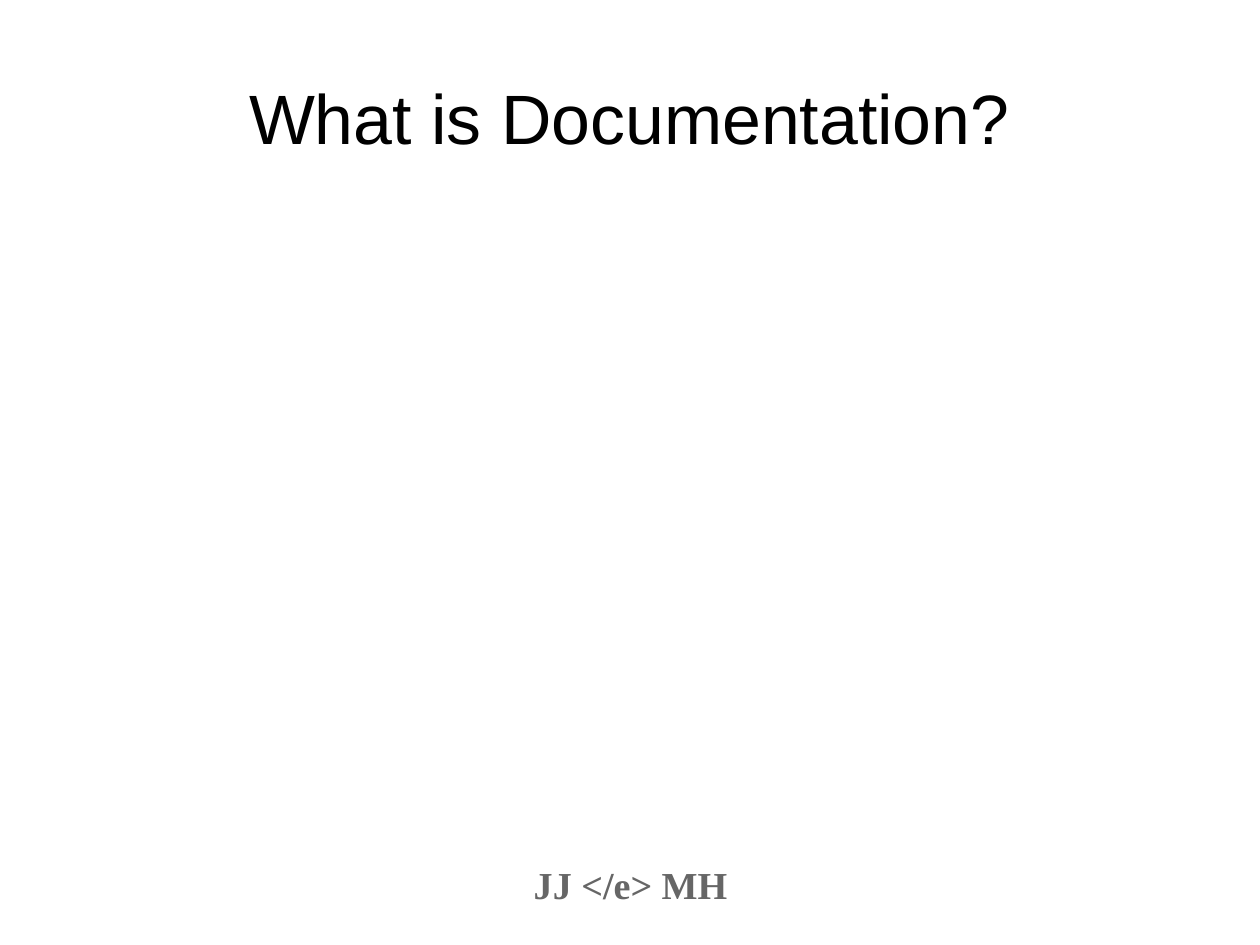
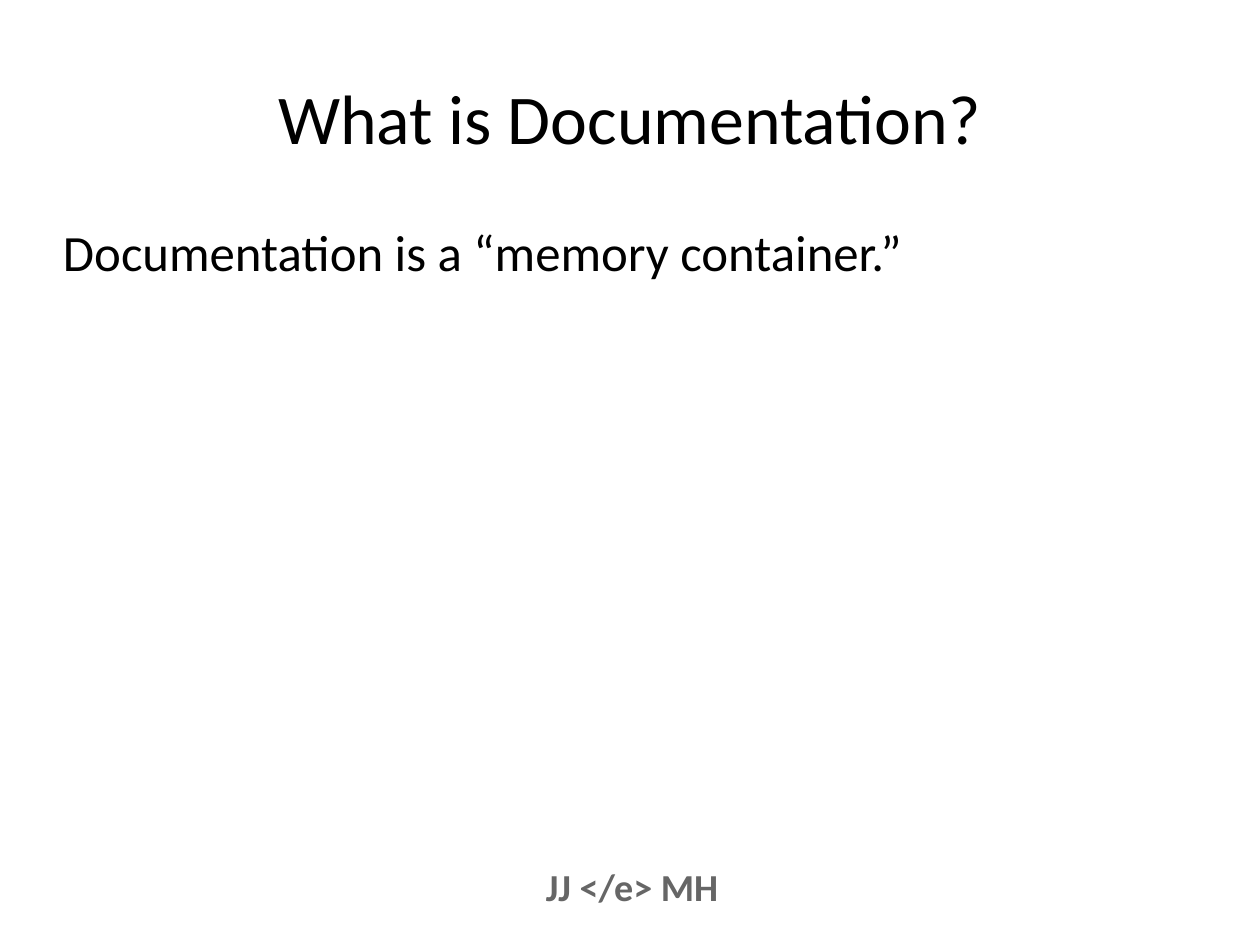
Before and after one commit to projectEndings/Endings, a slide deck: slide 2 of presentations/dhsi2019/documentation.odp. Drawn at 1260x945 pixels with LibreOffice and Linux fonts; fonts in the diff are those of the drawing; background and template pictures are left out. Boxes give left, top, right and bottom in pixels: in the first picture for what was removed or moved away, otherwise in the second. Text is boxed around its words. In the diff, an @@ line names an element or a change of style, - is before the commit and + after.

Commit message:
Updated documentation slides and using releases slides

```diff
--- a/presentations/dhsi2019/documentation.odp
+++ b/presentations/dhsi2019/documentation.odp
@@ title "What is Documentation?" at [278, 95, 981, 145]: font Arial to Calibri; alignment centre to left @@
@@ text added at [63, 234, 901, 280], 32 pt, text #000000 @@
+Documentation is a “memory container.”
@@ text "JJ </e> MH" at [546, 874, 718, 903]: font Times New Roman to Calibri @@
```
Also in this commit, not shown: 13 other slides changed, 8 slides added, 1 slide removed, 1 other file.
